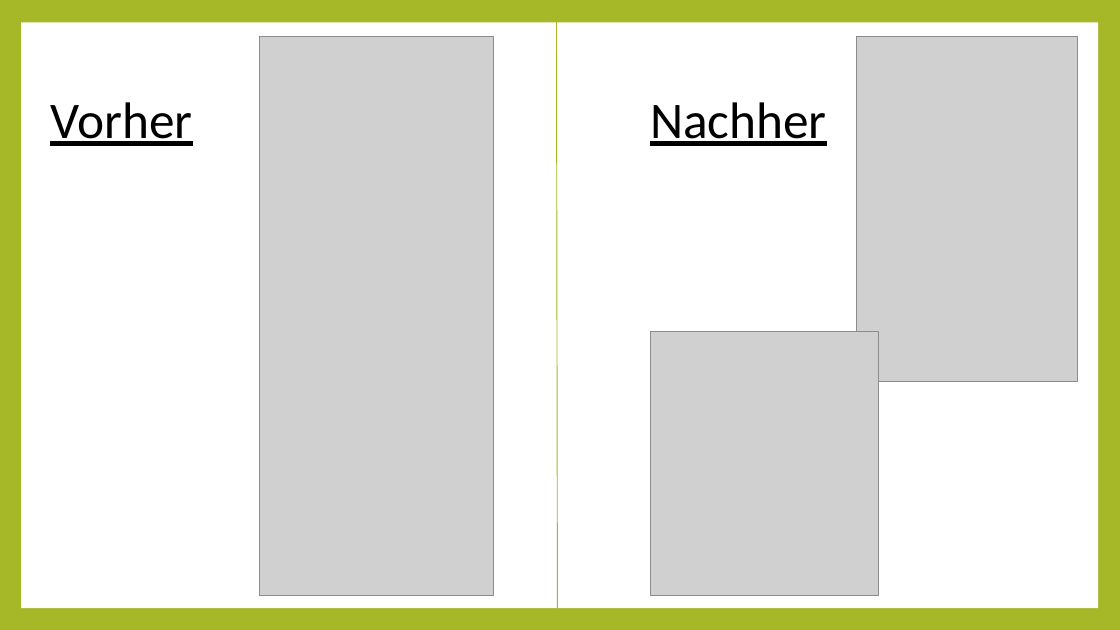
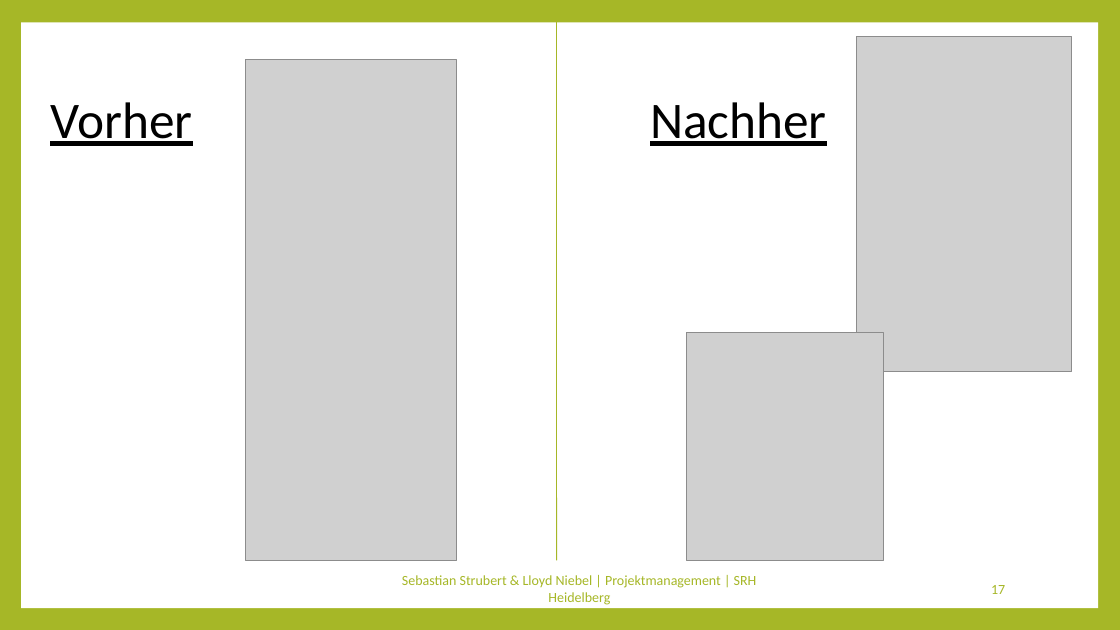
Before and after one commit to Kulu-M/KanBan-App, a slide deck: slide 17 of KanBan-App/Documents/Abschlusspräsentation/Projektmanagement.pptx (slide 15 before the commit). Drawn at 1120x630 pixels with LibreOffice and Linux fonts; fonts in the diff are those of the drawing; grey boxes stand for pictures. Boxes give left, top, right and bottom in pixels: in the first picture for what was removed or moved away, otherwise in the second. Text is boxed around its words. In the diff, an @@ line names an element or a change of style, - is before the commit and + after.

```diff
--- a/KanBan-App/Documents/Abschlusspräsentation/Projektmanagement.pptx
+++ b/KanBan-App/Documents/Abschlusspräsentation/Projektmanagement.pptx
@@ line moved from (556, 16) - (558, 617) to (556, 16) - (557, 560) @@
@@ picture: place and size @@
-picture at <box>259,37,494,596</box>
+picture at <box>245,59,456,560</box>
@@ picture: place and size @@
-picture at <box>856,36,1078,381</box>
+picture at <box>856,36,1071,371</box>
@@ picture: place and size @@
-picture at <box>651,331,879,595</box>
+picture at <box>686,333,883,561</box>
@@ text added at <box>402,575,757,605</box>, 12 pt, text #A6B727 @@
+Sebastian Strubert & Lloyd Niebel | Projektmanagement | SRH Heidelberg
@@ page number added at <box>991,585,1005,594</box>, 12 pt, text #A6B727 @@
+17
```
Also in this commit, not shown: 20 other slides changed, 14 slides added, 7 slides removed.
